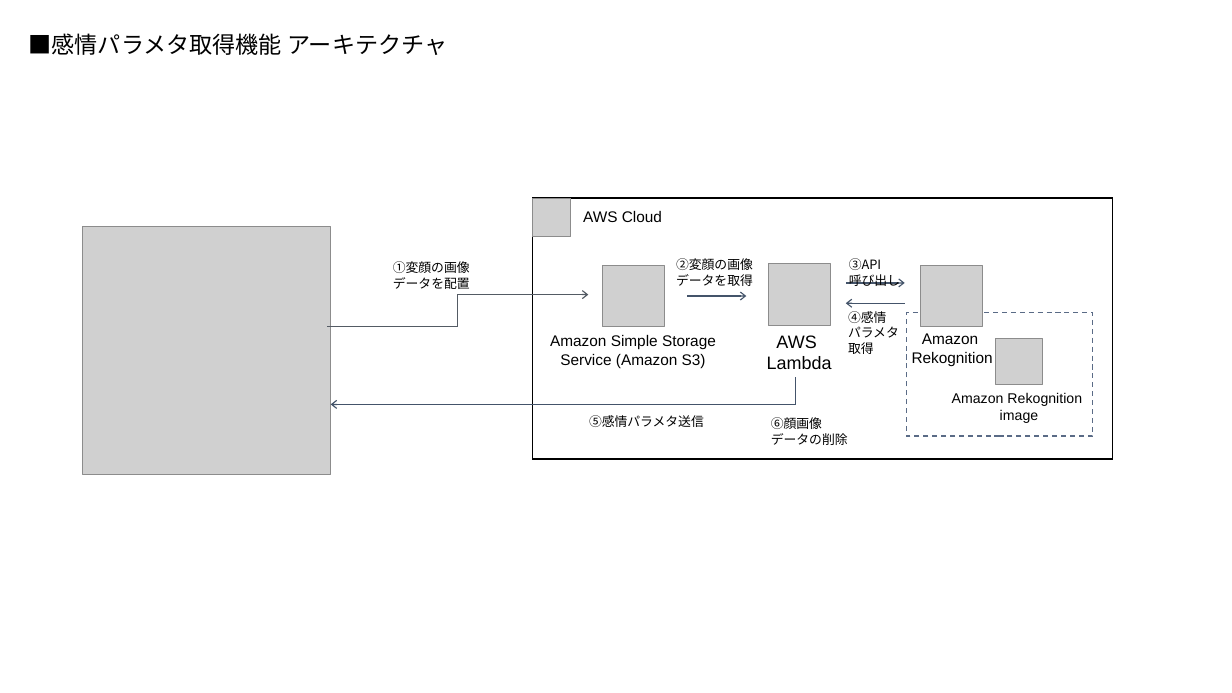
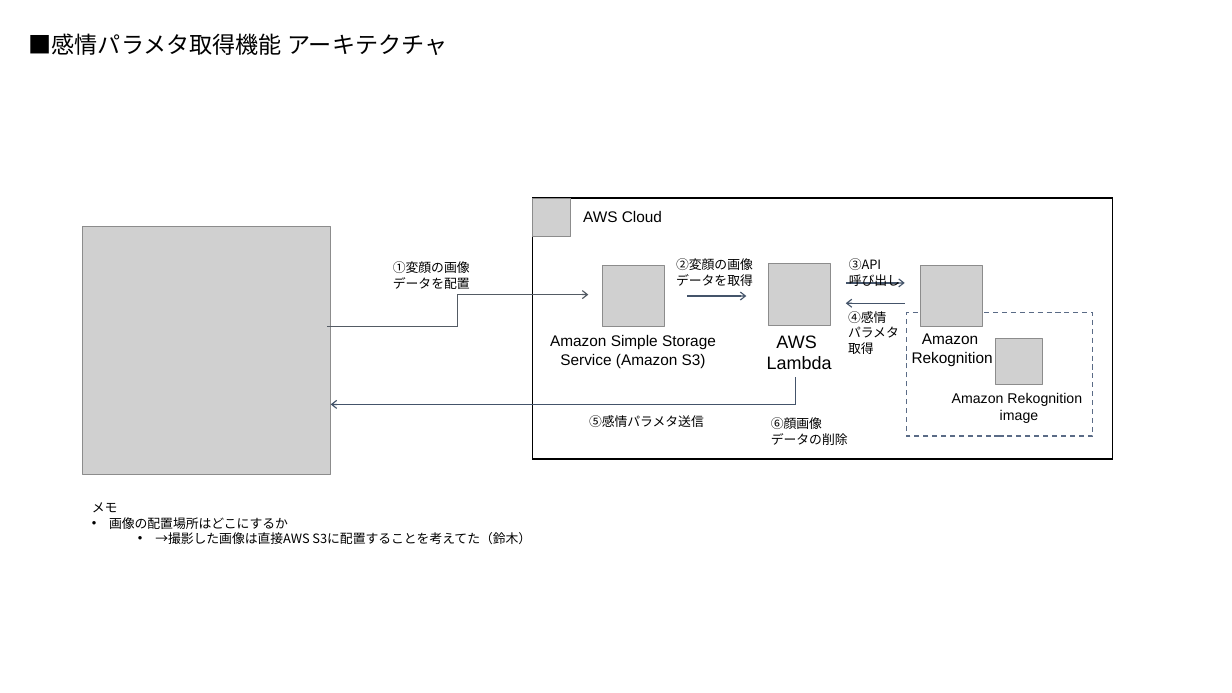
Before and after one commit to RifujinHat/Documents, a slide deck: slide 1 of 感情パラメタ取得機能/Rekognition_アーキテクチャ_0905.pptx. Drawn at 1232x693 pixels with LibreOffice and Linux fonts; fonts in the diff are those of the drawing; grey boxes stand for pictures. Boxes give left, top, right and bottom in pixels: in the first picture for what was removed or moved away, otherwise in the second. Text is boxed around its words. In the diff, an @@ line names an element or a change of style, - is before the commit and + after.

Commit message:
議事メモを追加

```diff
--- a/感情パラメタ取得機能/Rekognition_アーキテクチャ_0905.pptx
+++ b/感情パラメタ取得機能/Rekognition_アーキテクチャ_0905.pptx
@@ text added at <box>92,502,531,544</box>, 10 pt, text #000000 @@
+メモ
+• 画像の配置場所はどこにするか
+  • →撮影した画像は直接AWS S3に配置することを考えてた（鈴木）
```
Also in this commit, not shown: 2 other files.
